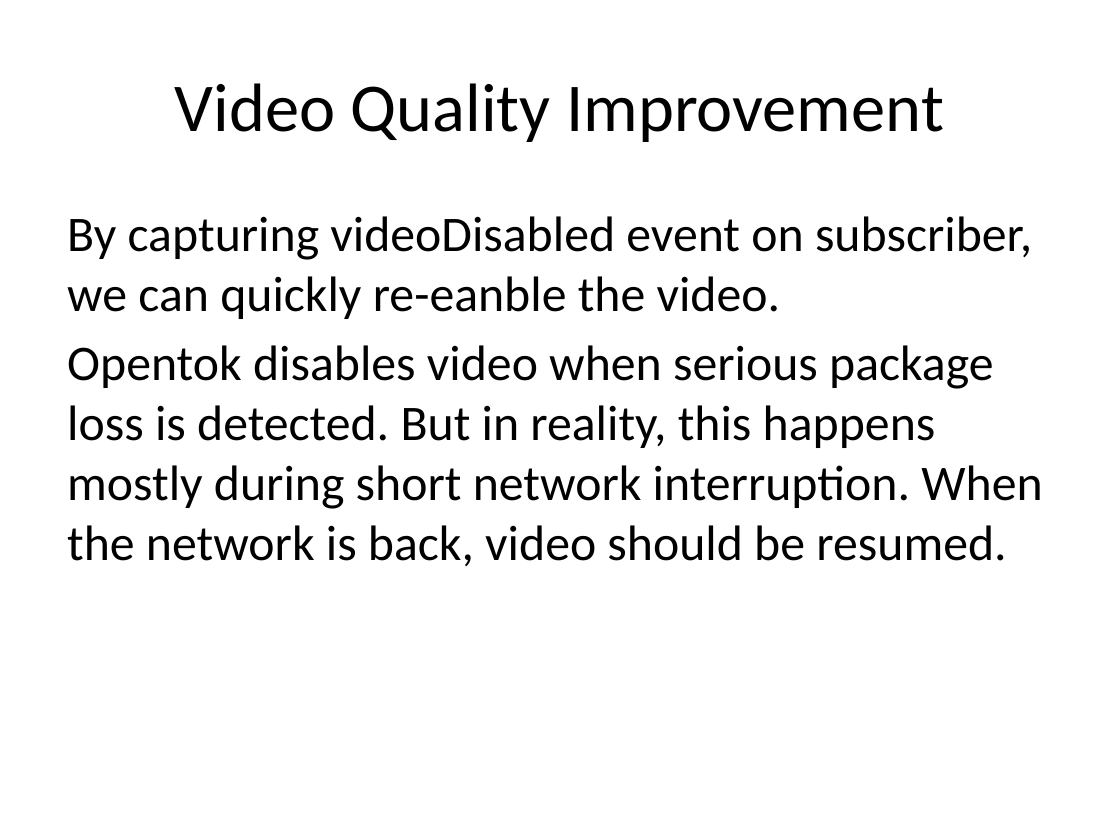
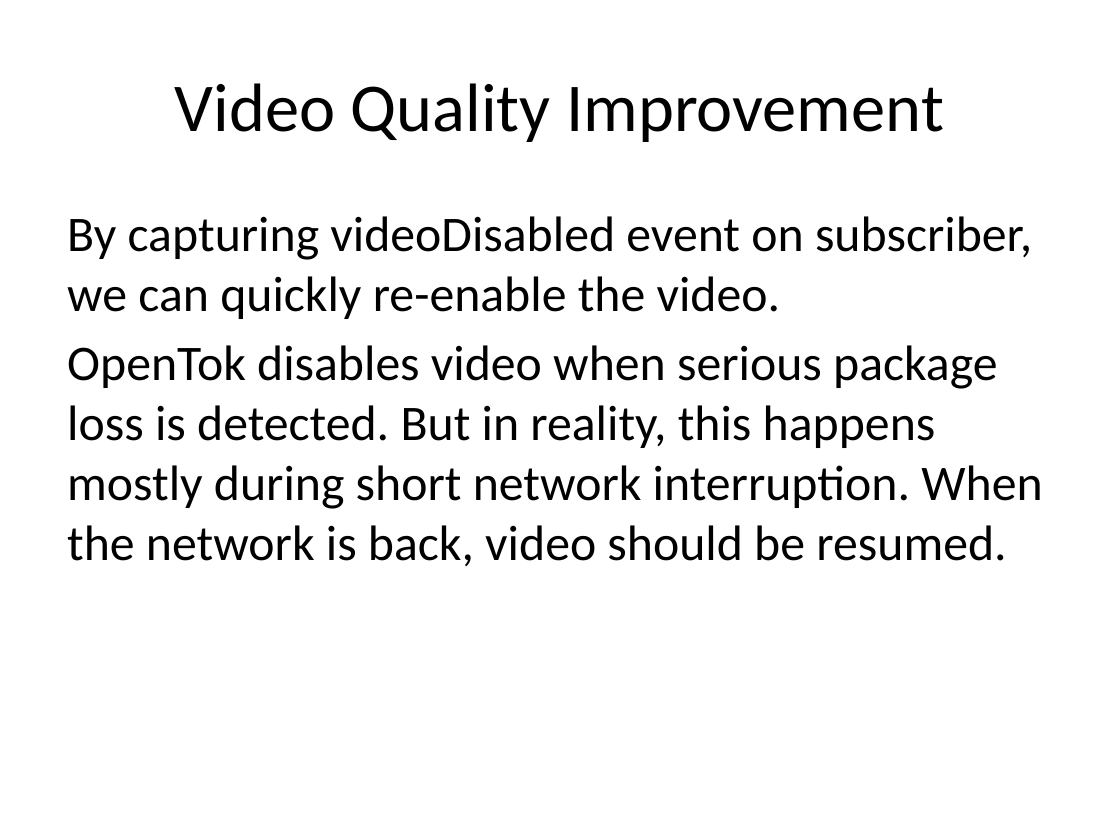
Before and after one commit to LukeZhao/misc, a slide deck: slide 15 of opentokvideofix/OpenTok Issues and Solutions.pptx. Drawn at 1120x840 pixels with LibreOffice and Linux fonts; fonts in the diff are those of the drawing. Boxes give left, top, right and bottom in pixels: in the first picture for what was removed or moved away, otherwise in the second. Text is boxed around its words. In the diff, an @@ line names an element or a change of style, - is before the commit and + after.

```diff
--- a/opentokvideofix/OpenTok Issues and Solutions.pptx
+++ b/opentokvideofix/OpenTok Issues and Solutions.pptx
@@ text at <box>67,216,1042,566</box>: text changed @@
-By capturing videoDisabled event on subscriber, we can quickly re-eanble the video.
-Opentok disables video when serious package loss is detected. But in reality, this happens mostly during short network interruption. When the network is back, video should be resumed.
+By capturing videoDisabled event on subscriber, we can quickly re-enable the video.
+OpenTok disables video when serious package loss is detected. But in reality, this happens mostly during short network interruption. When the network is back, video should be resumed.
```
Also in this commit, not shown: 8 other slides changed.
